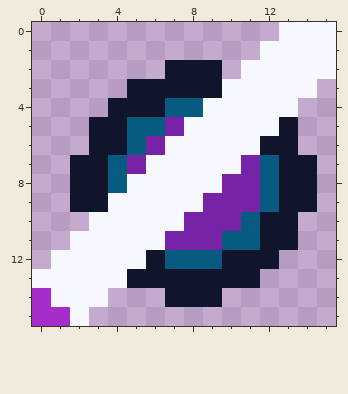
Pixel-art file -- game/assets/source/original_procedural/projectile_crimson.aseprite. This is how it looked before the edit.
16x16 pixels, 1 frame.
New version:
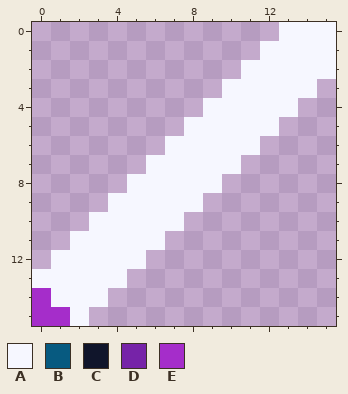
Palette (. is transparent): A #f6f7ff  B #075a80  C #10152b  D #7623a8  E #a52dca
What changed:
The edit erases colour B in row 4 at x 7 to 8; in row 5 at x 5 to 6; in row 6 at x 5; in rows 7 to 8 at x 4 and 12; in row 9 at x 12; in row 10 at x 11.
The edit erases colour B in row 11 at x 10 to 11; in row 12 at x 7 to 9.
The edit erases colour C in row 2 at x 7 to 9; in row 3 at x 5 to 9; in row 4 at x 4 to 6; in row 5 at x 3 to 4 and 13; in row 6 at x 3 to 4 and 12 to 13; in rows 7 to 9 at x 2 to 3 and 13 to 14.
The edit erases colour C in rows 10 to 11 at x 12 to 13; in row 12 at x 6 and 10 to 12; in row 13 at x 5 to 11; in row 14 at x 7 to 9.
The edit erases colour D in row 5 at x 7; in row 6 at x 6; in row 7 at x 5 and 11; in row 8 at x 10 to 11; in row 9 at x 9 to 11; in row 10 at x 8 to 10.
The edit erases colour D in row 11 at x 7 to 9.
Where, in picture pixels (left, top, right, bottom), the same in both pictures:
erased: (70, 60, 317, 307)
